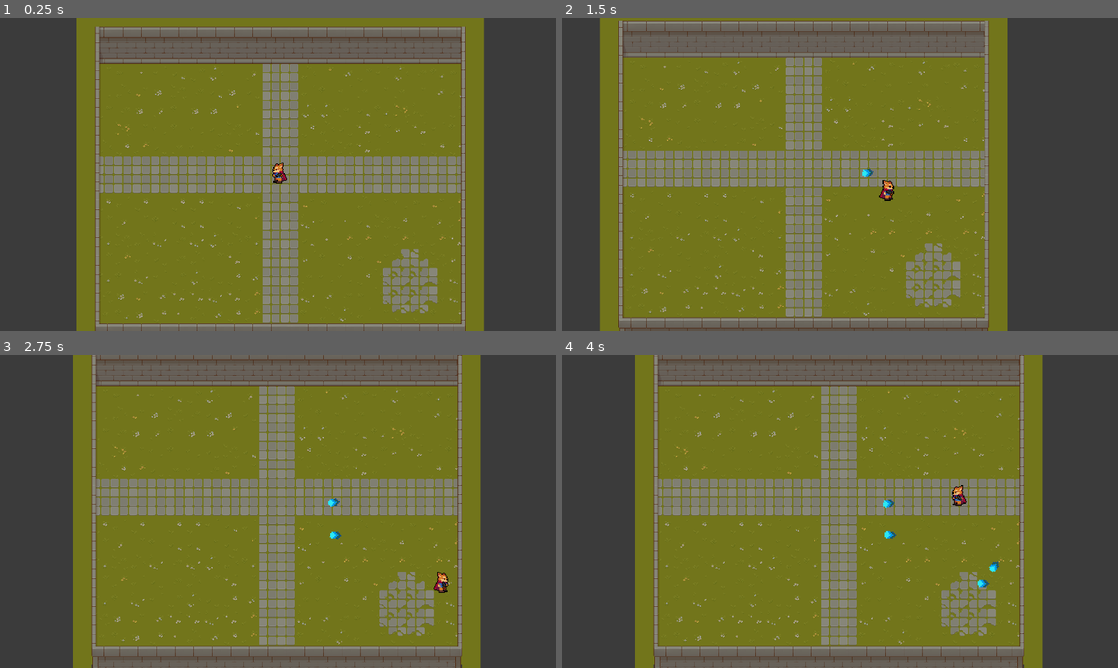
Above: before the commit, frames 1-4 (two rows, left to right).
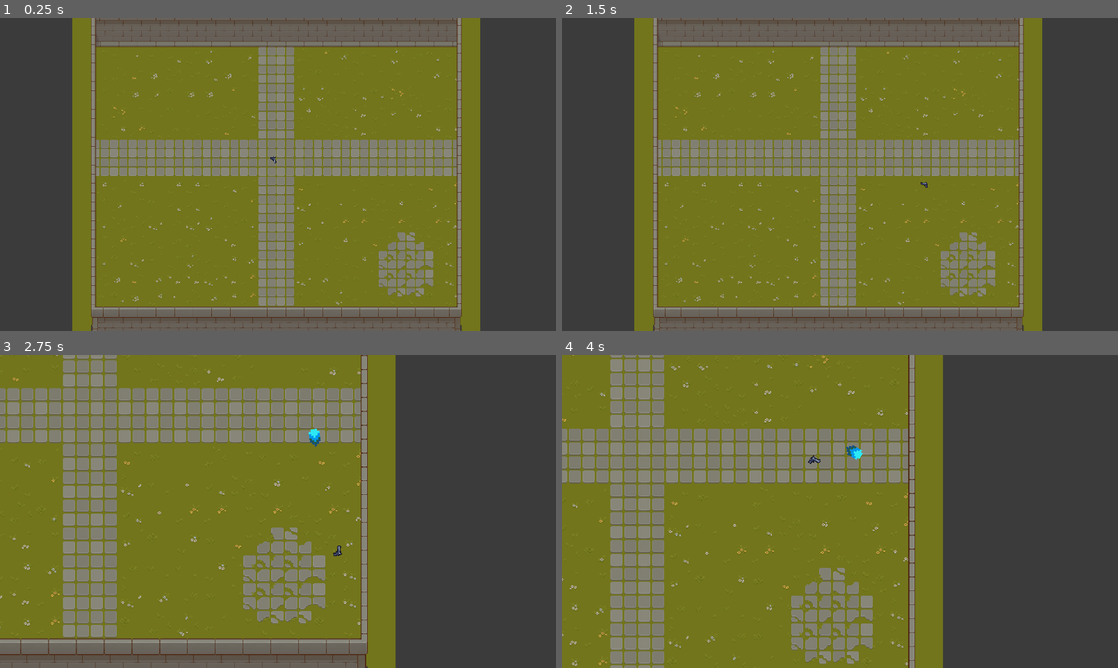
Above: after the commit, the same moments.

Repository: KaiyuCR7/AdventureGameJam2023
Game: Godot game, scene res://Scenes/MainScenes/world.tscn
Same seed, same stepped clock (60 frames per second), same inputs: the game is played once before the commit and once after it.
Inputs (mouse positions are in pixels of both pictures, inside the frame that each line leads up to):
- Up to frame 1 (0.25 s): no input
- Up to frame 2 (1.5 s): tap Enter at 0.5 s; move the mouse to (962, 158) at 0.52 s; press the mouse at (962, 158) at 0.53 s; hold D (MoveRight) 0.53-1.28 s; tap Space (swapCamera) at 0.8, 1.35 s; move the mouse to (728, 190) at 1.27 s; release the mouse at (728, 190) at 1.28 s; hold S (MoveDown) from 1.28 s (still down)
- Up to frame 3 (2.75 s): click (166, 527) at 1.55 s; move the mouse to (333, 442) at 2.02 s; release S (MoveDown) at 2.03 s; press the mouse at (333, 442) at 2.03 s; hold D (MoveRight) from 2.03 s (still down); tap Space (swapCamera) at 2.3 s
- Up to frame 4 (4 s): move the mouse to (812, 574) at 2.77 s; release D (MoveRight) at 2.78 s; release the mouse at (812, 574) at 2.78 s; hold W (MoveUp) 2.78-3.53 s; tap Space (swapCamera) at 2.85, 3.8 s; click (812, 574) at 3.05 s; move the mouse to (1006, 558) at 3.52 s; press the mouse at (1006, 558) at 3.53 s; hold A (MoveLeft) from 3.53 s (still down)

The runs differ from the first frame. In frame 1, 27% of the frame differs, in the area x 13-87%, y 0-100%; in frame 2, 37%; in frame 3, 57%; in frame 4, 58%, in the area x 0-87%, y 0-100%.

Commit message:
Movement changes

Diff:
--- a/AdvGameJam2023 - Name/Global.gd
+++ b/AdvGameJam2023 - Name/Global.gd
@@ -1,3 +1,10 @@
 extends Node
 
 var level = 0
+var bulletHit = false
+
+func setBulletHit(hit):
+	bulletHit = hit
+
+func getBulletHit():
+	return bulletHit
--- a/AdvGameJam2023 - Name/Scenes/MainScenes/CharacterBody2D.gd
+++ b/AdvGameJam2023 - Name/Scenes/MainScenes/CharacterBody2D.gd
@@ -4,48 +4,67 @@
 const MAX_SPEED = 200
 const ACCELERATION = 100
 const FRICTION = 80
+const bulletSpeed = 500
 
 var lookDirection = 1
-
-enum {
-	MOVE,
-	ATTACK
-}
-var state = MOVE
+var can_fire = true
+var rate_of_fire = 0.4
 
 @onready var animationPlayer = $AnimationPlayer
+@onready var weaponPoint = $weapon/Sprite2D/Area2D
+@onready var weaponSprite = $weapon/weaponFrames
+
+var bullet = preload("res://Scenes/MainScenes/bullet.tscn")
 
 
 func _process(delta):
+	aim()
+	move(delta)
+	shoot()
+
+func aim():
 	#aim Weapon
 	var aimVector = get_global_mouse_position() - self.position
 	var aimRotate = aimVector.angle()
-	$weapon.rotation = aimRotate
+	weaponSprite.rotation = aimRotate
 	if aimRotate > 1.57 || aimRotate < -1.57:
-		$weapon/Sprite2D.flip_v = true
+		weaponSprite.flip_v = true
+		#looking left
+		lookDirection = 2
+
 	else:
-		$weapon/Sprite2D.flip_v = false
+		weaponSprite.flip_v = false
+		#looking right
+		lookDirection = 1
 
-	match state:
-		MOVE:
-			moveState(delta)
+func shoot():
+	if Input.is_action_pressed("shoot") and can_fire == true:
+		print("here")
+		can_fire = false
+		var bullet_instance = bullet.instantiate()
+		bullet_instance.set_position(weaponPoint.global_position)
+		bullet_instance.rotation = get_angle_to(get_global_mouse_position())
+		get_parent().add_child(bullet_instance)
+		await get_tree().create_timer(rate_of_fire).timeout
+		can_fire = true
 
-		ATTACK:
-			pass
-
-
-func moveState(delta):
+func move(delta):
 	var input_vector = Vector2.ZERO
 	input_vector.x = Input.get_action_strength("MoveRight") - Input.get_action_strength("MoveLeft")
 	input_vector.y = Input.get_action_strength("MoveDown") - Input.get_action_strength("MoveUp")
 
 	if input_vector != Vector2.ZERO:
-		if input_vector.x < 0:
+#		if input_vector.x > 0:
+#			animationPlayer.play("RunRight")
+#			lookDirection = 1
+#		elif input_vector.x < 0:
+#			animationPlayer.play("RunLeft")
+#			lookDirection = 2
+		if lookDirection == 1:
 			animationPlayer.play("RunRight")
-			lookDirection = 1
-		elif input_vector.x > 0:
+		elif lookDirection == 2:
 			animationPlayer.play("RunLeft")
-			lookDirection = 2
+
 		if input_vector.x == 0 && lookDirection == 1:
 			animationPlayer.play("RunRight")
 		elif input_vector.x == 0 && lookDirection == 2:
@@ -53,12 +72,16 @@
 		velocity.x = move_toward(0, input_vector.x * MAX_SPEED, ACCELERATION * delta)
 		velocity.y = move_toward(0, input_vector.y * MAX_SPEED, ACCELERATION * delta)
 	elif input_vector == Vector2.ZERO:
-		if input_vector.x < 0:
+#		if input_vector.x > 0:
+#			animationPlayer.play("IdleRight")
+#			lookDirection = 1
+#		elif input_vector.x < 0:
+#			animationPlayer.play("IdleLeft")
+#			lookDirection = 2
+		if lookDirection == 1:
 			animationPlayer.play("IdleRight")
-			lookDirection = 1
-		elif input_vector.x > 0:
+		elif lookDirection == 2:
 			animationPlayer.play("IdleLeft")
-			lookDirection = 2
 		velocity.x = move_toward(input_vector.x * MAX_SPEED, 0, FRICTION * delta)
 		velocity.y = move_toward(input_vector.y * MAX_SPEED, 0 , FRICTION * delta)
 	#normalize velocity
--- a/AdvGameJam2023 - Name/Scenes/MainScenes/bullet.gd
+++ b/AdvGameJam2023 - Name/Scenes/MainScenes/bullet.gd
@@ -1,24 +1,16 @@
-extends CharacterBody2D
+extends RigidBody2D
 
-var bulletSpeed = 10
-var inputVelocity = Vector2.ZERO
-
-func setBulletSpeed(speed):
-	self.bulletSpeed = speed
-
-func setVelocity(bulletVel):
-	print(bulletVel)
-	self.inputVelocity = bulletVel
+@export var bulletSpeed = 500
+@export var life_time = 2
 
 func _ready():
-	print("bullet Ready")
-#	print(velocity)
-#	print(inputVelocity)
+	self.apply_impulse(Vector2(bulletSpeed, 0).rotated(rotation), Vector2())
+	nuke()
 
+func nuke():
+	await get_tree().create_timer(life_time).timeout
+	queue_free()
 
-func _process(delta):
-#	velocity.x = move_toward(0,inputVelocity.x * bulletSpeed, delta * bulletSpeed)
-#	velocity.y = move_toward(0,inputVelocity.y * bulletSpeed, delta * bulletSpeed)
-	velocity = inputVelocity
-	velocity = velocity.normalized() * bulletSpeed
-	move_and_slide()
+func _on_body_entered(body):
+	print("entered body")
+	self.hide()
--- a/AdvGameJam2023 - Name/Scenes/MainScenes/bullet.tscn
+++ b/AdvGameJam2023 - Name/Scenes/MainScenes/bullet.tscn
@@ -4,23 +4,28 @@
 [ext_resource type="Script" path="res://Scenes/MainScenes/bullet.gd" id="1_pp8ts"]
 
 [sub_resource type="CapsuleShape2D" id="CapsuleShape2D_tbq4c"]
-radius = 17.0
-height = 44.0
+radius = 7.0
+height = 26.0
 
-[node name="bullet" type="CharacterBody2D"]
+[node name="bullet" type="RigidBody2D"]
+collision_layer = 4
+collision_mask = 9
+gravity_scale = 0.0
+max_contacts_reported = 1
+contact_monitor = true
+script = ExtResource("1_pp8ts")
+
+[node name="CollisionShape2D" type="CollisionShape2D" parent="."]
+position = Vector2(-1, 1)
+rotation = 1.5708
+shape = SubResource("CapsuleShape2D_tbq4c")
+
+[node name="Sprite2D" type="Sprite2D" parent="."]
 position = Vector2(4.76837e-07, 4.76837e-07)
 scale = Vector2(0.5, 0.5)
-script = ExtResource("1_pp8ts")
-
-[node name="Sprite2D" type="Sprite2D" parent="."]
 texture = ExtResource("1_7atkw")
 hframes = 5
 vframes = 2
 frame = 2
 
-[node name="CollisionShape2D" type="CollisionShape2D" parent="."]
-position = Vector2(-3, 1)
-rotation = 1.5708
-scale = Vector2(1, 1)
-shape = SubResource("CapsuleShape2D_tbq4c")
-disabled = true
+[connection signal="body_entered" from="." to="." method="_on_body_entered"]
--- a/AdvGameJam2023 - Name/Scenes/MainScenes/player.tscn
+++ b/AdvGameJam2023 - Name/Scenes/MainScenes/player.tscn
@@ -1,8 +1,8 @@
 [gd_scene load_steps=10 format=3 uid="uid://dttvdg3qnw7h6"]
 
 [ext_resource type="Script" path="res://Scenes/MainScenes/CharacterBody2D.gd" id="1_n7py2"]
-[ext_resource type="Texture2D" uid="uid://cekx6f4h6hdj4" path="res://Assets/Player/Player.png" id="2_g63xk"]
-[ext_resource type="PackedScene" uid="uid://c6pm766vu4hd7" path="res://Scenes/MainScenes/weapon.tscn" id="3_ddcie"]
+[ext_resource type="Texture2D" uid="uid://cho1wu8yjm7mi" path="res://Assets/Player/Parallel_Pets_-_Temp_Lenyx.png" id="2_oga6t"]
+[ext_resource type="PackedScene" uid="uid://c6pm766vu4hd7" path="res://Scenes/MainScenes/weapon.tscn" id="3_ypho4"]
 
 [sub_resource type="CapsuleShape2D" id="CapsuleShape2D_4qdl4"]
 radius = 6.0
@@ -21,7 +21,7 @@
 "times": PackedFloat32Array(0),
 "transitions": PackedFloat32Array(1),
 "update": 1,
-"values": [12]
+"values": [2]
 }
 
 [sub_resource type="Animation" id="Animation_y7xp8"]
@@ -43,7 +43,7 @@
 
 [sub_resource type="Animation" id="Animation_j681e"]
 resource_name = "RunLeft"
-length = 0.4
+length = 0.2
 tracks/0/type = "value"
 tracks/0/imported = false
 tracks/0/enabled = true
@@ -51,15 +51,15 @@
 tracks/0/interp = 1
 tracks/0/loop_wrap = true
 tracks/0/keys = {
-"times": PackedFloat32Array(0, 0.1, 0.2, 0.3),
-"transitions": PackedFloat32Array(1, 1, 1, 1),
+"times": PackedFloat32Array(0, 0.1),
+"transitions": PackedFloat32Array(1, 1),
 "update": 1,
-"values": [0, 1, 2, 3]
+"values": [2, 3]
 }
 
 [sub_resource type="Animation" id="Animation_v5p01"]
 resource_name = "RunRight"
-length = 0.4
+length = 0.2
 tracks/0/type = "value"
 tracks/0/imported = false
 tracks/0/enabled = true
@@ -67,10 +67,10 @@
 tracks/0/interp = 1
 tracks/0/loop_wrap = true
 tracks/0/keys = {
-"times": PackedFloat32Array(0, 0.1, 0.2, 0.3),
-"transitions": PackedFloat32Array(1, 1, 1, 1),
+"times": PackedFloat32Array(0, 0.1),
+"transitions": PackedFloat32Array(1, 1),
 "update": 1,
-"values": [12, 13, 14, 15]
+"values": [0, 1]
 }
 
 [sub_resource type="AnimationLibrary" id="AnimationLibrary_25bmv"]
@@ -82,6 +82,7 @@
 }
 
 [node name="Player" type="CharacterBody2D"]
+collision_layer = 32
 script = ExtResource("1_n7py2")
 
 [node name="CollisionShape2D" type="CollisionShape2D" parent="."]
@@ -92,10 +93,10 @@
 
 [node name="Sprite2D" type="Sprite2D" parent="."]
 position = Vector2(-2, -2)
-scale = Vector2(1.5, 1.5)
-texture = ExtResource("2_g63xk")
-hframes = 60
-frame = 12
+scale = Vector2(2, 2)
+texture = ExtResource("2_oga6t")
+hframes = 4
+frame = 2
 
 [node name="AnimationPlayer" type="AnimationPlayer" parent="."]
 libraries = {
@@ -103,13 +104,13 @@
 }
 
 [node name="PlayerCamera" type="Camera2D" parent="."]
-position = Vector2(-3, 2)
-zoom = Vector2(2, 2)
+zoom = Vector2(3, 3)
 position_smoothing_enabled = true
 position_smoothing_speed = 3.0
 
-[node name="weapon" parent="." instance=ExtResource("3_ddcie")]
-position = Vector2(-1, 4)
-scale = Vector2(1.10611, 1.10611)
+[node name="weapon" parent="." instance=ExtResource("3_ypho4")]
+
+[node name="weaponFrames" parent="weapon" index="0"]
+position = Vector2(-2, 7)
 
 [editable path="weapon"]
--- a/AdvGameJam2023 - Name/Scenes/MainScenes/weapon.tscn
+++ b/AdvGameJam2023 - Name/Scenes/MainScenes/weapon.tscn
@@ -1,7 +1,79 @@
-[gd_scene load_steps=4 format=3 uid="uid://c6pm766vu4hd7"]
+[gd_scene load_steps=15 format=3 uid="uid://c6pm766vu4hd7"]
 
 [ext_resource type="Texture2D" uid="uid://cymtqw1e7uwfg" path="res://Assets/weapons/US.png" id="1_irdwb"]
 [ext_resource type="Script" path="res://Scenes/MainScenes/weapon.gd" id="1_tu04h"]
+[ext_resource type="Texture2D" uid="uid://casf1trm8i8aa" path="res://Assets/weapons/1.png" id="2_d5kgj"]
+
+[sub_resource type="AtlasTexture" id="AtlasTexture_kecn6"]
+atlas = ExtResource("2_d5kgj")
+region = Rect2(0, 114, 14, 14)
+
+[sub_resource type="AtlasTexture" id="AtlasTexture_as4a0"]
+atlas = ExtResource("2_d5kgj")
+region = Rect2(92, 98, 28, 15)
+
+[sub_resource type="AtlasTexture" id="AtlasTexture_rh2v5"]
+atlas = ExtResource("2_d5kgj")
+region = Rect2(32, 80, 31, 16)
+
+[sub_resource type="AtlasTexture" id="AtlasTexture_w8reh"]
+atlas = ExtResource("2_d5kgj")
+region = Rect2(0, 64, 41, 16)
+
+[sub_resource type="AtlasTexture" id="AtlasTexture_t17b5"]
+atlas = ExtResource("2_d5kgj")
+region = Rect2(28, 48, 34, 16)
+
+[sub_resource type="AtlasTexture" id="AtlasTexture_aetdn"]
+atlas = ExtResource("2_d5kgj")
+region = Rect2(173, 64, 34, 16)
+
+[sub_resource type="AtlasTexture" id="AtlasTexture_1h6hf"]
+atlas = ExtResource("2_d5kgj")
+region = Rect2(173, 80, 34, 16)
+
+[sub_resource type="AtlasTexture" id="AtlasTexture_h7rso"]
+atlas = ExtResource("2_d5kgj")
+region = Rect2(157, 48, 51, 16)
+
+[sub_resource type="AtlasTexture" id="AtlasTexture_wemae"]
+atlas = ExtResource("2_d5kgj")
+region = Rect2(191, 112, 17, 16)
+
+[sub_resource type="SpriteFrames" id="SpriteFrames_unmap"]
+animations = [{
+"frames": [{
+"duration": 1.0,
+"texture": SubResource("AtlasTexture_kecn6")
+}, {
+"duration": 1.0,
+"texture": SubResource("AtlasTexture_as4a0")
+}, {
+"duration": 1.0,
+"texture": SubResource("AtlasTexture_rh2v5")
+}, {
+"duration": 1.0,
+"texture": SubResource("AtlasTexture_w8reh")
+}, {
+"duration": 1.0,
+"texture": SubResource("AtlasTexture_t17b5")
+}, {
+"duration": 1.0,
+"texture": SubResource("AtlasTexture_aetdn")
+}, {
+"duration": 1.0,
+"texture": SubResource("AtlasTexture_1h6hf")
+}, {
+"duration": 1.0,
+"texture": SubResource("AtlasTexture_h7rso")
+}, {
+"duration": 1.0,
+"texture": SubResource("AtlasTexture_wemae")
+}],
+"loop": true,
+"name": &"default",
+"speed": 5.0
+}]
 
 [sub_resource type="SegmentShape2D" id="SegmentShape2D_wv6ap"]
 a = Vector2(0.618018, -1.19209e-07)
@@ -10,15 +82,24 @@
 [node name="weapon" type="Node2D"]
 script = ExtResource("1_tu04h")
 
+[node name="weaponFrames" type="AnimatedSprite2D" parent="."]
+position = Vector2(3, -1)
+sprite_frames = SubResource("SpriteFrames_unmap")
+
 [node name="Sprite2D" type="Sprite2D" parent="."]
+visible = false
+position = Vector2(-1, 1)
 texture = ExtResource("1_irdwb")
 hframes = 3
 vframes = 6
 
 [node name="Area2D" type="Area2D" parent="Sprite2D"]
-position = Vector2(34, 0)
+position = Vector2(41, -3)
+collision_layer = 0
+collision_mask = 0
 
 [node name="CollisionShape2D" type="CollisionShape2D" parent="Sprite2D/Area2D"]
-position = Vector2(4, -2)
+position = Vector2(-9.53674e-07, 1.19209e-07)
 scale = Vector2(1.61808, 1.36956)
 shape = SubResource("SegmentShape2D_wv6ap")
+disabled = true
--- a/AdvGameJam2023 - Name/Scenes/MainScenes/world.gd
+++ b/AdvGameJam2023 - Name/Scenes/MainScenes/world.gd
@@ -3,32 +3,38 @@
 @onready var pCamera = $Player/PlayerCamera
 @onready var oCamera = $outerCamera
 @onready var player = $Player
-@onready var weapon = $Player/weapon/Sprite2D
+@onready var weapon = $Player/weapon/weaponFrames
 @onready var weaponPoint = $Player/weapon/Sprite2D/Area2D
-
-var bulletScene = preload("res://Scenes/MainScenes/bullet.tscn")
-
 
 # Called when the node enters the scene tree for the first time.
 func _ready():
 	#defualt starting weapon
 	weapon.frame = 0
+	#defaul camera
+	oCamera.make_current()
 
 func _input(event):
 	if Input.is_action_just_pressed("swapCamera"):
-		if pCamera.is_current():
-			oCamera.make_current()
-		elif oCamera.is_current():
-			pCamera.make_current()
-	if Input.is_action_just_released("shoot"):
-		var bulletInstance = bulletScene.instantiate()
-		bulletInstance.set_position(weaponPoint.global_position)
-		var aimVector = get_global_mouse_position() - player.position
-		var aimRotate = aimVector.angle()
-		bulletInstance.rotation = aimRotate
-		bulletInstance.setVelocity(aimVector)
-		add_child(bulletInstance)
-		print("Bullet Shot")
+		zoomCam()
+#	if Input.is_action_just_released("shoot"):
+#		shoot()
+
+#func shoot():
+#	var bulletInstance = bulletScene.instantiate()
+#	bulletInstance.set_position(weaponPoint.global_position)
+#	var aimVector = get_global_mouse_position() - player.position
+#	var aimRotate = aimVector.angle()
+#	bulletInstance.rotation = aimRotate
+#	bulletInstance.setDvelocity(aimVector)
+#	add_child(bulletInstance)
+#	print("Bullet Shot")
+
+func zoomCam():
+	if pCamera.is_current():
+		oCamera.make_current()
+	elif oCamera.is_current():
+		pCamera.make_current()
+
 # Called every frame. 'delta' is the elapsed time since the previous frame.
 func _process(delta):
 	pass
--- a/AdvGameJam2023 - Name/Scenes/MainScenes/world.tscn
+++ b/AdvGameJam2023 - Name/Scenes/MainScenes/world.tscn
@@ -362,12 +362,15 @@
 1:1/0 = 0
 1:1/0/physics_layer_0/linear_velocity = Vector2(0, 0)
 1:1/0/physics_layer_0/angular_velocity = 0.0
+1:1/0/physics_layer_0/polygon_0/points = PackedVector2Array(-16, 16, -16, -16, 16, -16, 16, -7.5, -7.5, -7, -7.5, 16)
 2:1/0 = 0
 2:1/0/physics_layer_0/linear_velocity = Vector2(0, 0)
 2:1/0/physics_layer_0/angular_velocity = 0.0
+2:1/0/physics_layer_0/polygon_0/points = PackedVector2Array(-16, -16, 16, -16, 16, -7.5, -16, -7.5)
 3:1/0 = 0
 3:1/0/physics_layer_0/linear_velocity = Vector2(0, 0)
 3:1/0/physics_layer_0/angular_velocity = 0.0
+3:1/0/physics_layer_0/polygon_0/points = PackedVector2Array(-16, -16, 16, -16, 16, 16, 7, 16, 7, -7.5, -16, -7.5)
 3:2/0 = 0
 3:2/0/physics_layer_0/linear_velocity = Vector2(0, 0)
 3:2/0/physics_layer_0/angular_velocity = 0.0
@@ -375,18 +378,19 @@
 3:3/0 = 0
 3:3/0/physics_layer_0/linear_velocity = Vector2(0, 0)
 3:3/0/physics_layer_0/angular_velocity = 0.0
-3:3/0/physics_layer_0/polygon_0/points = PackedVector2Array(9, -16, 8.75, 16, 16, 16, 16, -16)
+3:3/0/physics_layer_0/polygon_0/points = PackedVector2Array(-16, -16, 16, -16, 16, 16, -16, 16)
 3:4/0 = 0
 3:4/0/physics_layer_0/linear_velocity = Vector2(0, 0)
 3:4/0/physics_layer_0/angular_velocity = 0.0
-3:4/0/physics_layer_0/polygon_0/points = PackedVector2Array(-16, -12, 5, -12, 4.5, -16, 13.5, -16, 13, 16, -16, 16)
+3:4/0/physics_layer_0/polygon_0/points = PackedVector2Array(-16, -16, 16, -16, 16, 16, -16, 16)
 2:4/0 = 0
 2:4/0/physics_layer_0/linear_velocity = Vector2(0, 0)
 2:4/0/physics_layer_0/angular_velocity = 0.0
-2:4/0/physics_layer_0/polygon_0/points = PackedVector2Array(-16, -11.5, 16, -11.5, 16, -2.5, -16, -2.5)
+2:4/0/physics_layer_0/polygon_0/points = PackedVector2Array(-16, -16, 16, -16, 16, 16, -16, 16)
 2:3/0 = 0
 2:3/0/physics_layer_0/linear_velocity = Vector2(0, 0)
 2:3/0/physics_layer_0/angular_velocity = 0.0
+2:3/0/physics_layer_0/polygon_0/points = PackedVector2Array(-16, -16, 16, -16, 16, 16, -16, 16)
 2:2/0 = 0
 2:2/0/physics_layer_0/linear_velocity = Vector2(0, 0)
 2:2/0/physics_layer_0/angular_velocity = 0.0
@@ -397,11 +401,11 @@
 1:3/0 = 0
 1:3/0/physics_layer_0/linear_velocity = Vector2(0, 0)
 1:3/0/physics_layer_0/angular_velocity = 0.0
-1:3/0/physics_layer_0/polygon_0/points = PackedVector2Array(-9, -16, -8.75, 16, -16, 16, -16, -16)
+1:3/0/physics_layer_0/polygon_0/points = PackedVector2Array(-16, -16, 16, -16, 16, 16, -16, 16)
 1:4/0 = 0
 1:4/0/physics_layer_0/linear_velocity = Vector2(0, 0)
 1:4/0/physics_layer_0/angular_velocity = 0.0
-1:4/0/physics_layer_0/polygon_0/points = PackedVector2Array(-4.5, -16, -5, -12, 16, -12, 16, 16, -14, 16, -14, -16)
+1:4/0/physics_layer_0/polygon_0/points = PackedVector2Array(-16, -16, 16, -16, 16, 16, -16, 16)
 1:6/0 = 0
 1:6/0/physics_layer_0/linear_velocity = Vector2(0, 0)
 1:6/0/physics_layer_0/angular_velocity = 0.0
@@ -462,12 +466,15 @@
 5:4/0 = 0
 5:4/0/physics_layer_0/linear_velocity = Vector2(0, 0)
 5:4/0/physics_layer_0/angular_velocity = 0.0
+5:4/0/physics_layer_0/polygon_0/points = PackedVector2Array(-16, -16, 16, -16, 16, -8, -16, -7.5)
 4:4/0 = 0
 4:4/0/physics_layer_0/linear_velocity = Vector2(0, 0)
 4:4/0/physics_layer_0/angular_velocity = 0.0
+4:4/0/physics_layer_0/polygon_0/points = PackedVector2Array(8, -16, 16, -16, 16, -7.5, 7.5, -7.5)
 4:3/0 = 0
 4:3/0/physics_layer_0/linear_velocity = Vector2(0, 0)
 4:3/0/physics_layer_0/angular_velocity = 0.0
+4:3/0/physics_layer_0/polygon_0/points = PackedVector2Array(7.5, -16, 16, -16, 16, 16, 7.5, 16)
 4:2/0 = 0
 4:2/0/physics_layer_0/linear_velocity = Vector2(0, 0)
 4:2/0/physics_layer_0/angular_velocity = 0.0
@@ -570,6 +577,7 @@
 [sub_resource type="TileSet" id="TileSet_dqvgi"]
 tile_size = Vector2i(32, 32)
 physics_layer_0/collision_layer = 1
+physics_layer_0/collision_mask = 20
 sources/10 = SubResource("TileSetAtlasSource_38uj3")
 sources/11 = SubResource("TileSetAtlasSource_8kqyd")
 sources/9 = SubResource("TileSetAtlasSource_esn58")
@@ -611,7 +619,7 @@
 color = Color(0.231373, 0.231373, 0.231373, 1)
 
 [node name="outerCamera" type="Camera2D" parent="."]
-position = Vector2(322, 280)
+position = Vector2(323, 284)
 zoom = Vector2(2, 2)
 drag_horizontal_enabled = true
 drag_vertical_enabled = true
--- a/AdvGameJam2023 - Name/project.godot
+++ b/AdvGameJam2023 - Name/project.godot
@@ -25,6 +25,10 @@
 window/size/window_width_override=1280
 window/size/window_height_override=720
 window/stretch/mode="viewport"
+
+[filesystem]
+
+import/blender/enabled=false
 
 [importer_defaults]
 
@@ -85,6 +89,15 @@
 ]
 }
 
+[layer_names]
+
+2d_physics/layer_1="Walls"
+2d_physics/layer_2="Player Hurtbox"
+2d_physics/layer_3="Player Hitbox"
+2d_physics/layer_4="Enemy Hurtbox"
+2d_physics/layer_5="Enemy Hitbox"
+2d_physics/layer_6="Player Body"
+
 [rendering]
 
 textures/canvas_textures/default_texture_filter=0
